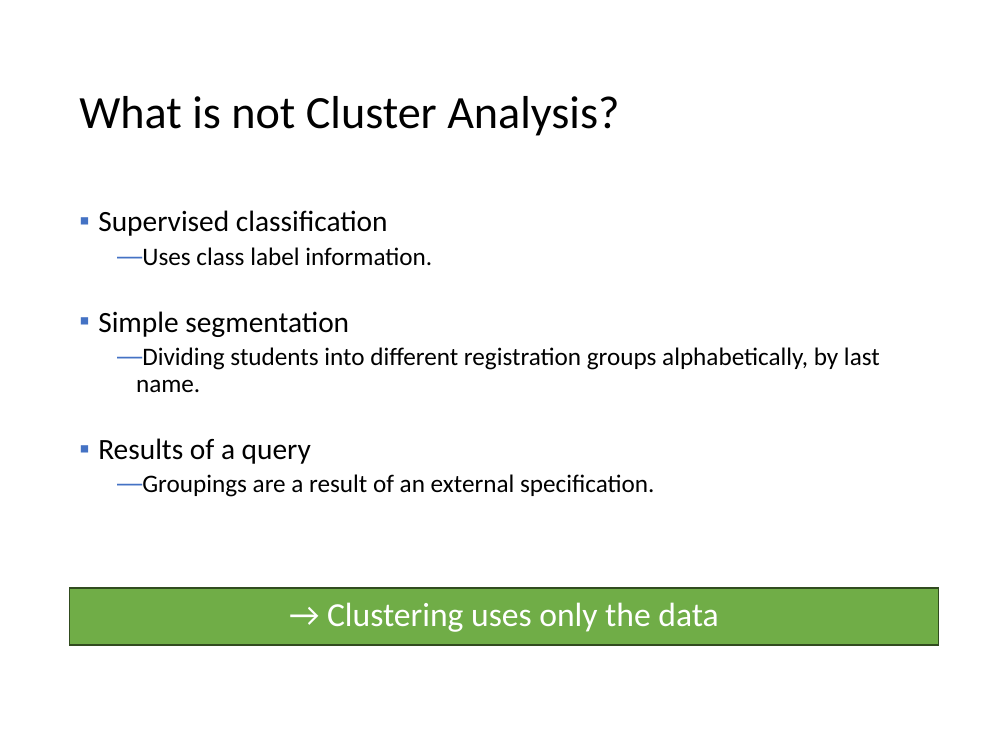
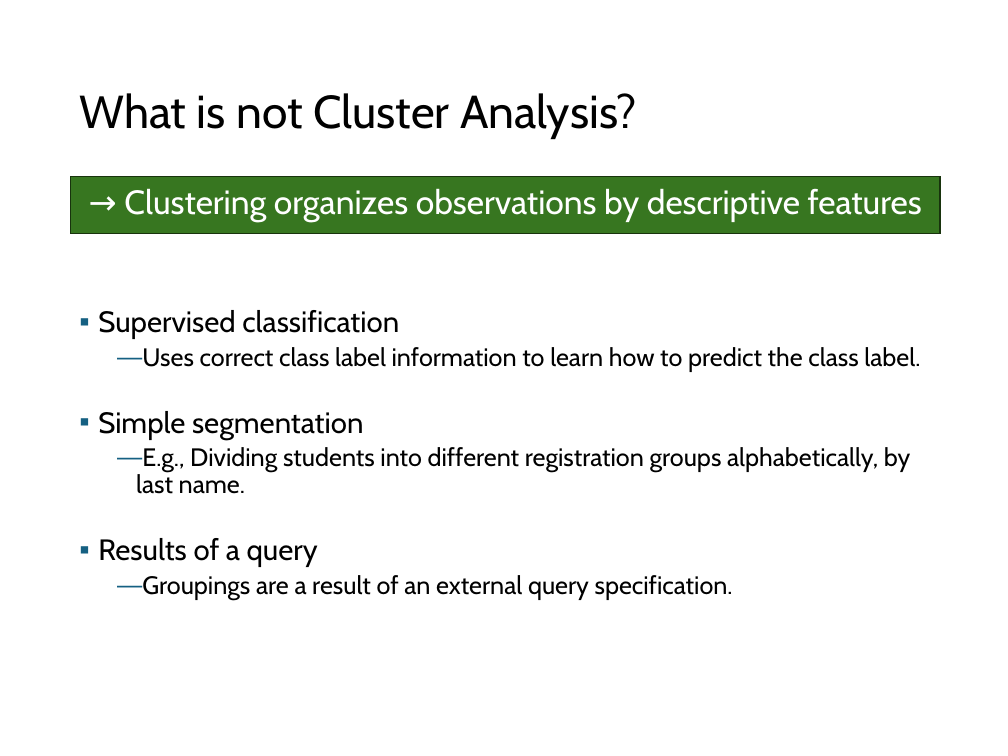
Before and after one commit to mhahsler/Introduction_to_Data_Mining_R_Examples, a slide deck: slide 7 of slides/chap7_basic_cluster_analysis.pptx. Drawn at 1008x756 pixels with LibreOffice and Linux fonts; fonts in the diff are those of the drawing. Boxes give left, top, right and bottom in pixels: in the first picture for what was removed or moved away, otherwise in the second. Text is boxed around its words. In the diff, an @@ line names an element or a change of style, - is before the commit and + after.

```diff
--- a/slides/chap7_basic_cluster_analysis.pptx
+++ b/slides/chap7_basic_cluster_analysis.pptx
@@ title "What is not Cluster Analysis?" at (79, 93, 637, 139): font Calibri to Cabin @@
@@ rectangle "→ Clustering organizes observations by ...": place and size @@
-rectangle "→ Clustering organizes observations by ..." at (70, 588, 938, 645)
+rectangle "→ Clustering organizes observations by ..." at (71, 176, 939, 234)
@@ rectangle "→ Clustering organizes observations by ..." at (71, 176, 939, 234): fill #70AD47 to #377620; outline #314C1F 1 pt to #18340E 1 pt @@
@@ text in rectangle at (124, 188, 922, 222): text changed; font Calibri to Cabin @@
-→ Clustering uses only the data
+→ Clustering organizes observations by descriptive features
@@ text "Supervised classification": place and size @@
-text "Supervised classification" at (98, 210, 880, 497)
+text "Supervised classification" at (98, 310, 920, 600)
@@ text at (98, 310, 399, 567): font Calibri to Cabin in "Supervised classification", "Simple segmentation", "Results of a query"; bullet colour #4472C4 to #156082 @@
@@ text at (142, 347, 920, 372): text changed; font Calibri to Cabin @@
-  — Uses class label information.
+  — Uses correct class label information to learn how to predict the class label.
@@ text at (136, 447, 910, 494): text changed; font Calibri to Cabin @@
-  — Dividing students into different registration groups alphabetically, by last name.
+  — E.g., Dividing students into different registration groups alphabetically, by last name.
@@ text at (142, 575, 733, 600): text changed; font Calibri to Cabin @@
-  — Groupings are a result of an external specification.
+  — Groupings are a result of an external query specification.
```
Also in this commit, not shown: 94 other slides changed, 1 other file.
